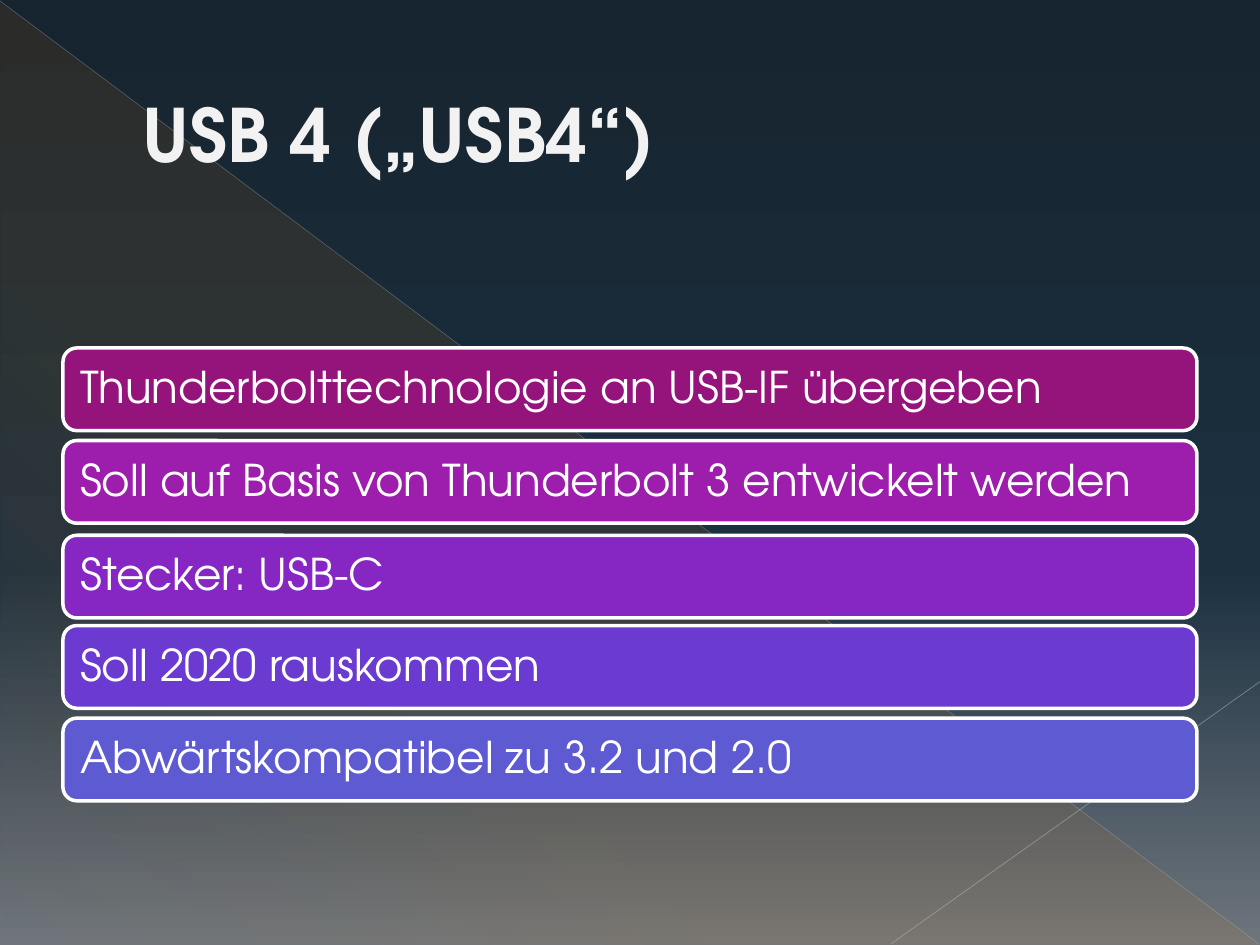
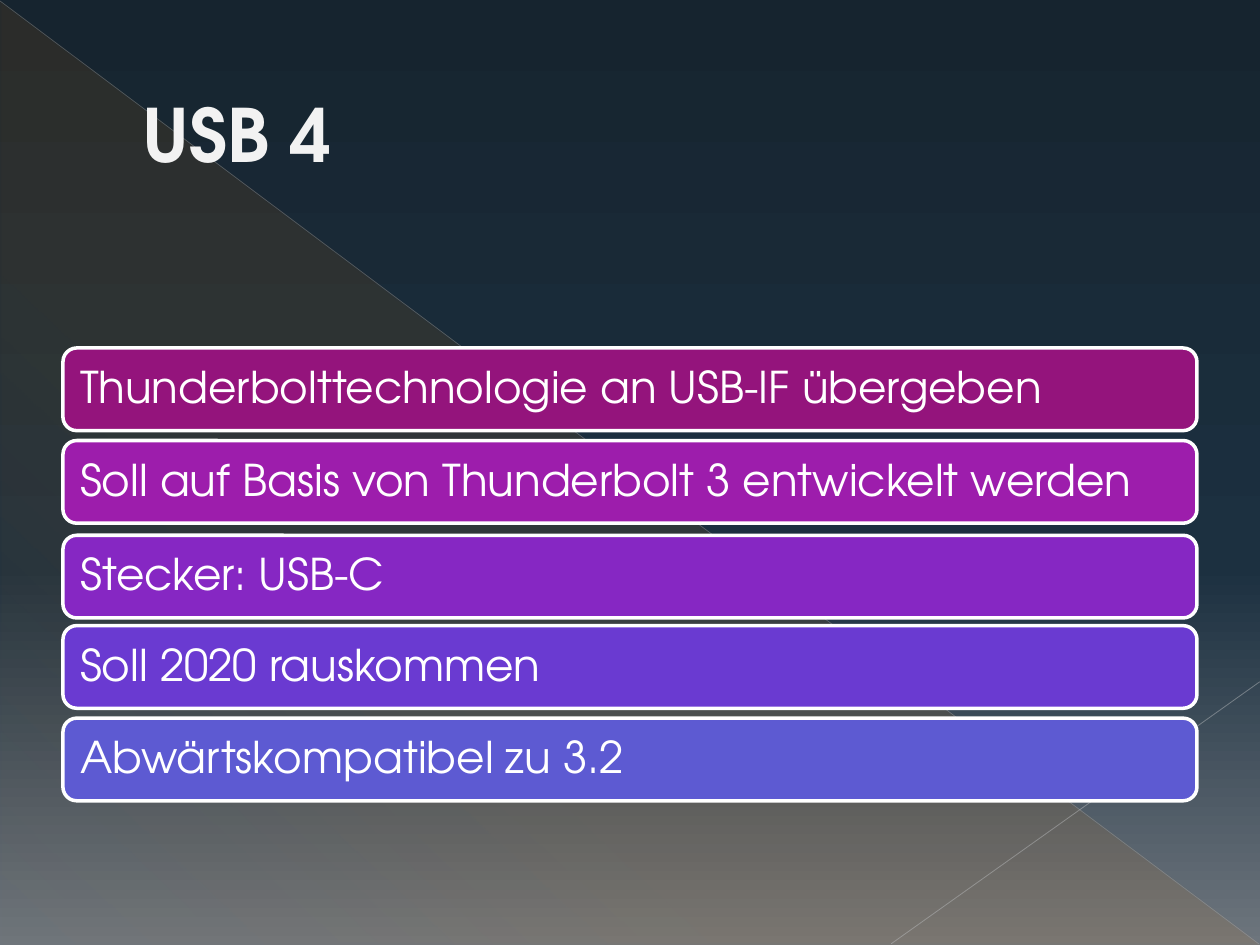
Before and after one commit to sewpalu/Compendia, a slide deck: slide 7 of doc/thunderbolt_presentation/Thunderbolt.pptx. Drawn at 1260x945 pixels with LibreOffice and Linux fonts; fonts in the diff are those of the drawing. Boxes give left, top, right and bottom in pixels: in the first picture for what was removed or moved away, otherwise in the second. Text is boxed around its words. In the diff, an @@ line names an element or a change of style, - is before the commit and + after.

```diff
--- a/doc/thunderbolt_presentation/Thunderbolt.pptx
+++ b/doc/thunderbolt_presentation/Thunderbolt.pptx
@@ title at [142, 106, 332, 192]: text changed @@
-USB 4 („USB4“)
+USB 4
@@ text at [80, 740, 624, 782]: text changed @@
-Abwärtskompatibel zu 3.2 und 2.0
+Abwärtskompatibel zu 3.2
```
Also in this commit, not shown: 2 other slides changed.
